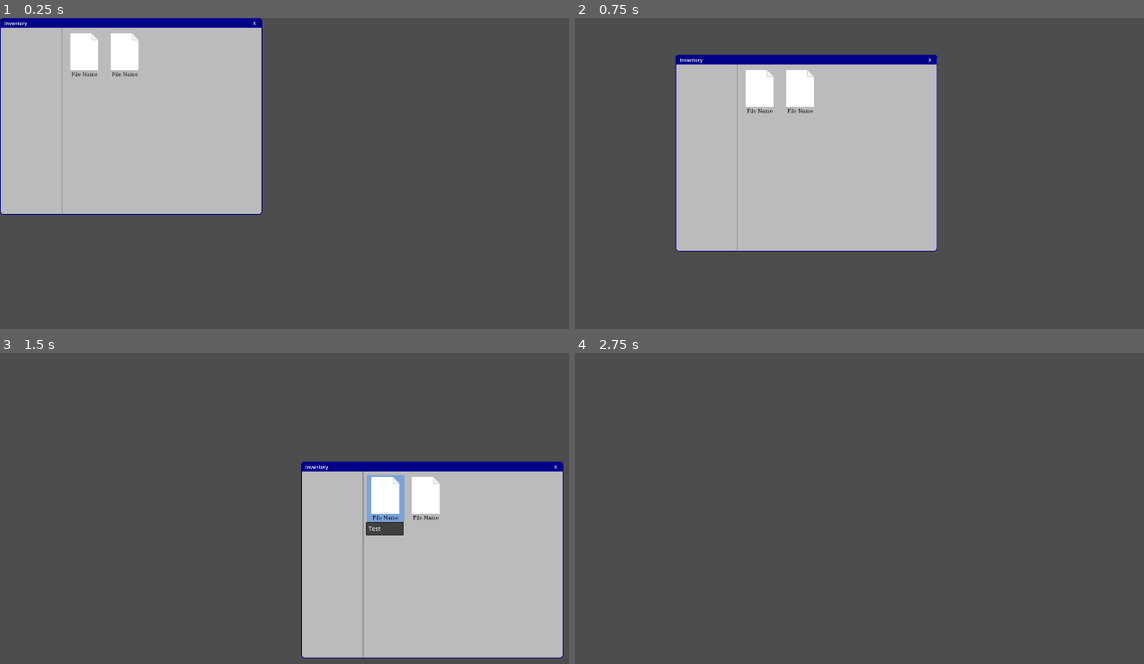
Above: before the commit, frames 1-4 (two rows, left to right).
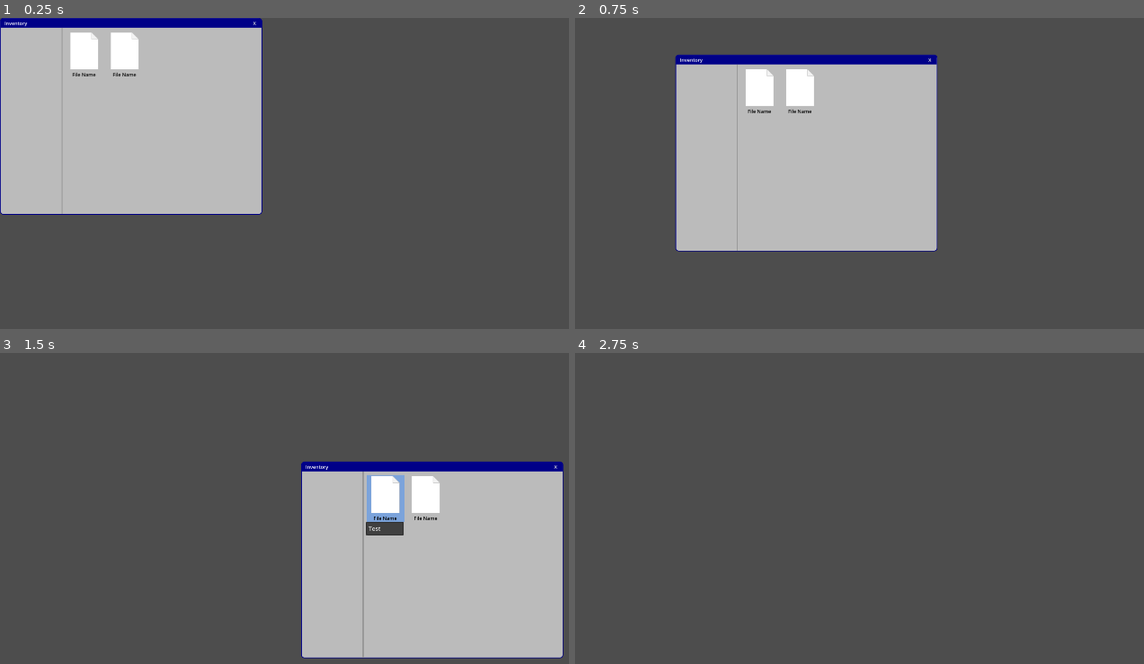
Above: after the commit, the same moments.

Repository: Wong-Kai-Lun/gamified-cybersecurity-awareness-training
Game: Godot game, scene res://game/main_game/programs/inventory/inventory.tscn
The game is run twice, just before and just after one commit, with the same random seed, the same clock (stepped at 60 frames per second) and the same inputs. This scene is started directly instead of the project's main scene.
Inputs (mouse positions are in pixels of both pictures, inside the frame that each line leads up to):
- Up to frame 1 (0.25 s): no input
- Up to frame 2 (0.75 s): tap Enter at 0.5 s; drag from (705, 24) to (1007, 129) at 0.52 s
- Up to frame 3 (1.5 s): click (386, 499) at 1.27 s
- Up to frame 4 (2.75 s): click "X" at 2 s

The runs differ from the first frame. In frame 1, 0.1% of the frame differs, in the area x 12-25%, y 4-19%; in frame 2, 0.1%; in frame 3, 0.1%, in the area x 65-78%, y 39-54%; in frame 4, nothing differs.

Commit message:
Add is_draggable value to File

Diff:
--- a/godot/game/main_game/programs/common/file.gd
+++ b/godot/game/main_game/programs/common/file.gd
@@ -25,6 +25,8 @@
 	get:
 		return _file_name
 
+@export var is_draggable: bool = false
+
 func _ready() -> void:
 	if img_texture_rect:
 		img_texture_rect.texture = _file_img
@@ -39,26 +41,28 @@
 
 
 func _get_drag_data(at_position: Vector2) -> Variant:
-	var preview_texture = TextureRect.new()
-	preview_texture.texture = _file_img
-	preview_texture.expand = true
-	preview_texture.custom_minimum_size = Vector2(80, 80)
+	if is_draggable:
+		var preview_texture = TextureRect.new()
+		preview_texture.texture = _file_img
+		preview_texture.expand = true
+		preview_texture.custom_minimum_size = Vector2(80, 80)
 
-	var preview_text_label = Label.new()
-	preview_text_label.text = _file_name
-	preview_text_label.add_theme_color_override("font_color", Color("#000000"))
+		var preview_text_label = Label.new()
+		preview_text_label.text = _file_name
+		preview_text_label.add_theme_color_override("font_color", Color("#000000"))
 
-	var preview_container = VBoxContainer.new()
-	var aspect_ratio_container = AspectRatioContainer.new()
-	aspect_ratio_container.add_child(preview_texture)
-	preview_container.add_child(aspect_ratio_container)
-	preview_container.add_child(preview_text_label)
+		var preview_container = VBoxContainer.new()
+		var aspect_ratio_container = AspectRatioContainer.new()
+		aspect_ratio_container.add_child(preview_texture)
+		preview_container.add_child(aspect_ratio_container)
+		preview_container.add_child(preview_text_label)
 
-	set_drag_preview(preview_container)
+		set_drag_preview(preview_container)
 
-	return {
-		"id": file_id,
-		"name": _file_name,
-		"icon": _file_img,
-		"source": self
-	}
+		return {
+			"id": file_id,
+			"name": _file_name,
+			"icon": _file_img,
+			"source": self
+		}
+	return
--- a/godot/game/main_game/programs/common/file.tscn
+++ b/godot/game/main_game/programs/common/file.tscn
@@ -1,42 +1,7 @@
-[gd_scene load_steps=4 format=3 uid="uid://c2nqg7wkytt1g"]
+[gd_scene load_steps=3 format=3 uid="uid://c2nqg7wkytt1g"]
 
 [ext_resource type="Script" path="res://game/main_game/programs/common/file.gd" id="1_f2806"]
 [ext_resource type="Texture2D" uid="uid://0sxhrordswji" path="res://img/file.png" id="1_uaw8u"]
-
-[sub_resource type="FontFile" id="FontFile_xusbe"]
-subpixel_positioning = 0
-msdf_pixel_range = 14
-msdf_size = 128
-cache/0/9/0/ascent = 0.0
-cache/0/9/0/descent = 0.0
-cache/0/9/0/underline_position = 0.0
-cache/0/9/0/underline_thickness = 0.0
-cache/0/9/0/scale = 1.0
-cache/0/16/0/ascent = 0.0
-cache/0/16/0/descent = 0.0
-cache/0/16/0/underline_position = 0.0
-cache/0/16/0/underline_thickness = 0.0
-cache/0/16/0/scale = 1.0
-cache/0/10/0/ascent = 0.0
-cache/0/10/0/descent = 0.0
-cache/0/10/0/underline_position = 0.0
-cache/0/10/0/underline_thickness = 0.0
-cache/0/10/0/scale = 1.0
-cache/0/11/0/ascent = 0.0
-cache/0/11/0/descent = 0.0
-cache/0/11/0/underline_position = 0.0
-cache/0/11/0/underline_thickness = 0.0
-cache/0/11/0/scale = 1.0
-cache/0/12/0/ascent = 0.0
-cache/0/12/0/descent = 0.0
-cache/0/12/0/underline_position = 0.0
-cache/0/12/0/underline_thickness = 0.0
-cache/0/12/0/scale = 1.0
-cache/0/13/0/ascent = 0.0
-cache/0/13/0/descent = 0.0
-cache/0/13/0/underline_position = 0.0
-cache/0/13/0/underline_thickness = 0.0
-cache/0/13/0/scale = 1.0
 
 [node name="File" type="Control"]
 custom_minimum_size = Vector2(100, 140)
@@ -80,7 +45,6 @@
 [node name="FileName" type="Label" parent="MarginContainer/VBoxContainer"]
 layout_mode = 2
 theme_override_colors/font_color = Color(0, 0, 0, 1)
-theme_override_fonts/font = SubResource("FontFile_xusbe")
 theme_override_font_sizes/font_size = 13
 text = "File Name"
 horizontal_alignment = 1
